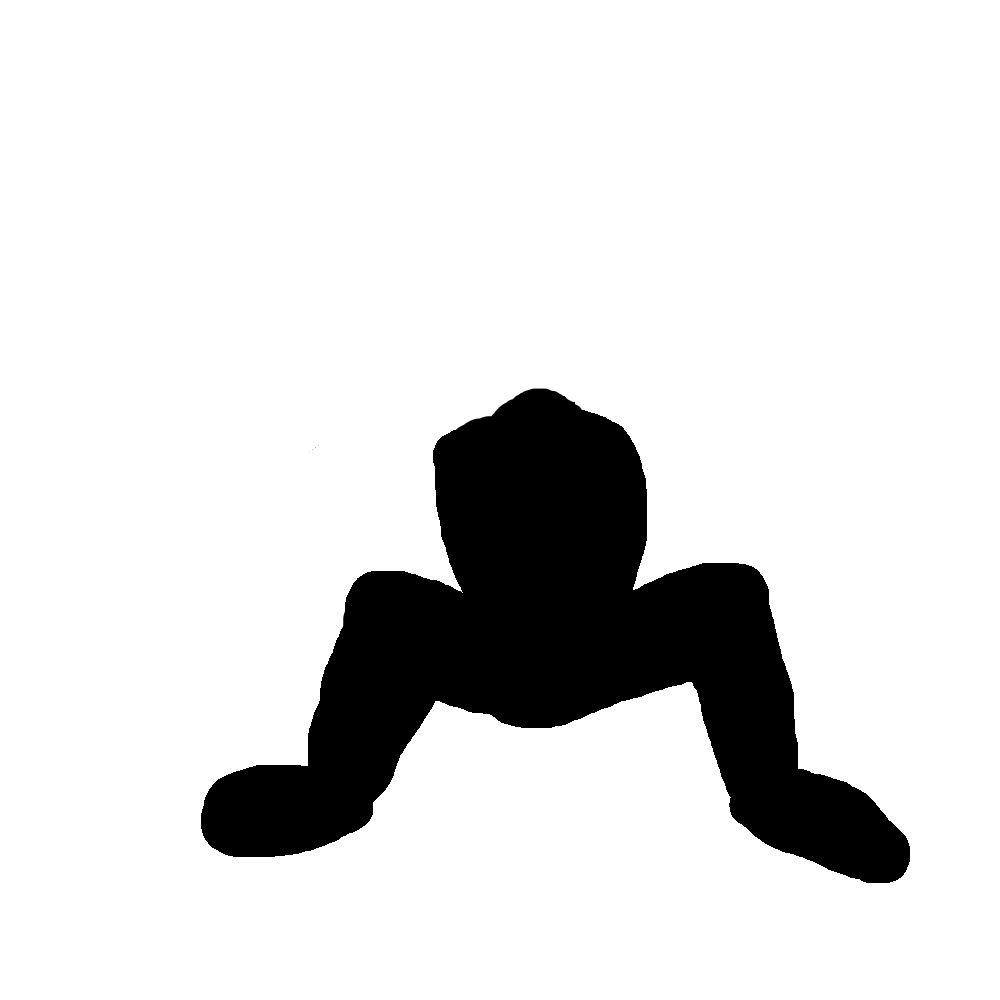
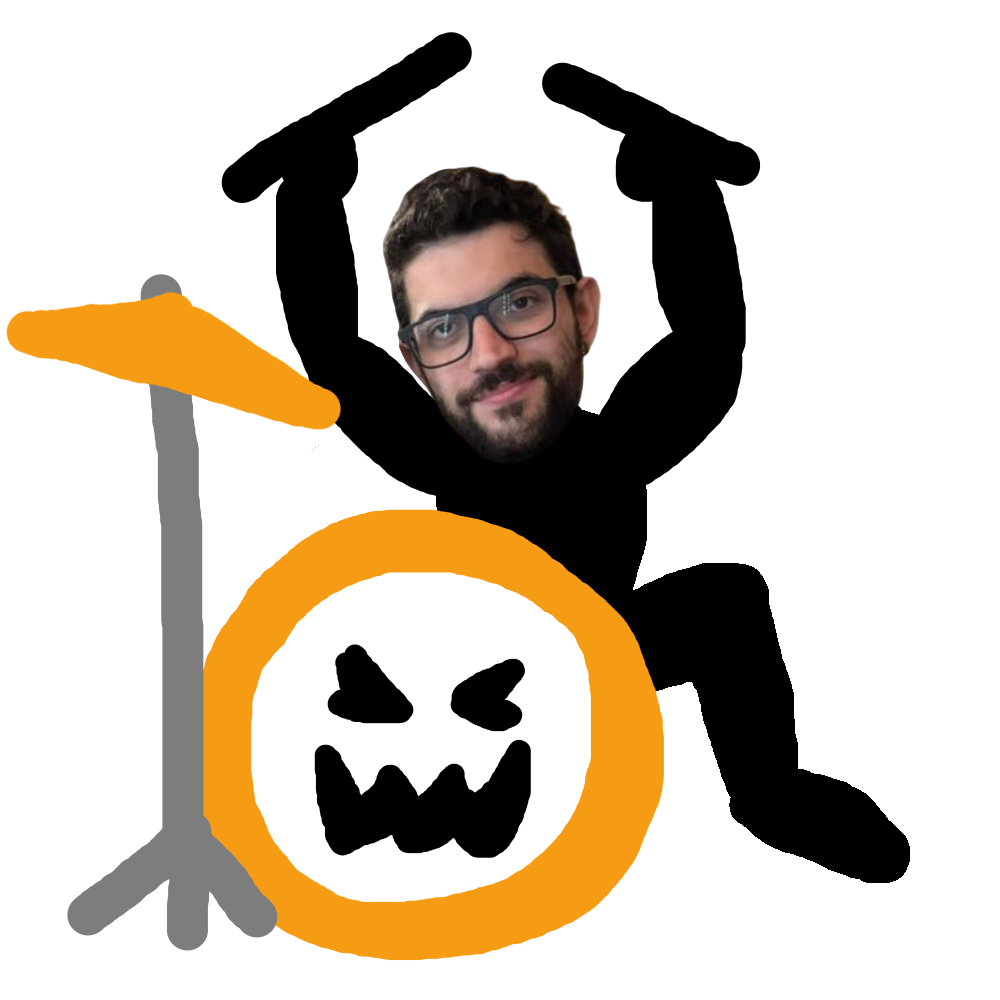
Layer changes from the first 1000×1000 image to the second:
showed "face" over [320, 128, 704, 576]
added group "cymbal" with 3 layers above "drum" over [6, 192, 448, 960]
added layer "cymbal_hit" in group "cymbal" over [6, 256, 384, 448]
added layer "cymbal_stand" in group "cymbal" over [6, 192, 384, 960]
added group "drum" (1st of 2) with 2 layers above "arms_cymbal" over [128, 384, 740, 961]
showed "drum" (2nd of 2, in "drum"), moved it into group "drum" over [128, 448, 696, 961]
showed "arms" over [192, 32, 761, 512]
